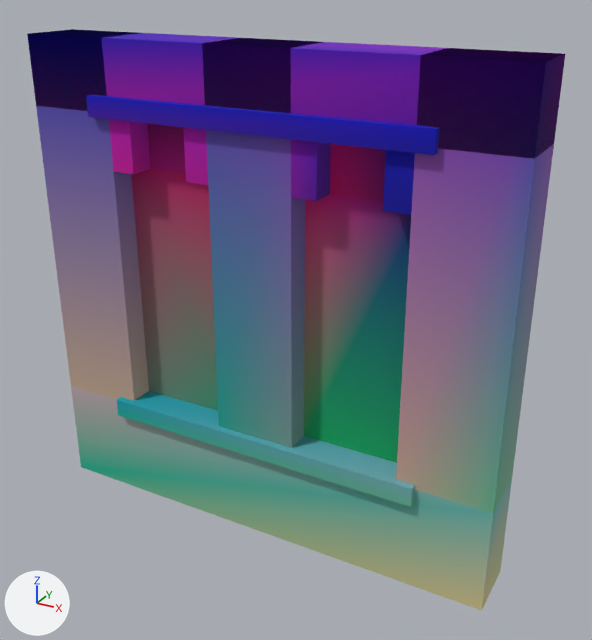
The glTF model assets/kit/parish_window_4m.glb: old version first, new version second.
Both versions are drawn from a 50 mm camera at (3.09, -5.17, 4.53) aimed at (0.21, 0.07, 1.91). Every picture has the same lights, and +X, +Y and +Z are marked at lower left. The picture after the commit comes second. Vertices at exactly the same position are counted once.

The first picture shows 'panes', 'trim', 'wall'.
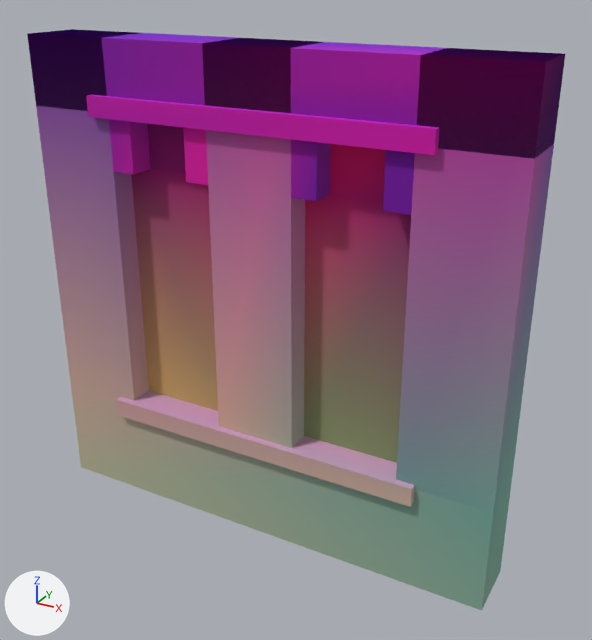
Diff of the bpy script that builds the scene:
```diff
--- a/assets/kit/parish_window_4m.glb.py
+++ b/assets/kit/parish_window_4m.glb.py
@@ me_wall @@
 me_wall.from_pydata(...)  # 64 vertices, 108 faces; spans x -2.0..2.0, y -0.25..0.25, z 0.0..4.0
 # used by ob_wall; location = (0.0, 0.0, 0.0)
+# me_wall part 1: 108 faces centred in x -2.0..2.0, y -0.25..0.25, z 0.0..4.0 are repainted in the vertex colours, in many colours
 me_wall.materials.append(mat_m_stone)
@@ me_trim @@
 me_trim.from_pydata(...)  # 16 vertices, 24 faces; spans x -1.4..1.4, y -0.31..0.31, z 0.78..3.58
 # used by ob_trim; location = (0.0, 0.0, 0.0)
+# me_trim part 2: 7 faces centred in x -1.4..1.4, y -0.31..0.31, z 0.83..0.94 are repainted in the vertex colours; the middle colour goes from cyan #00bad9 to pink #e6b9be
+# me_trim part 3: 6 faces centred in x -1.4..1.4, y -0.31..0.31, z 3.53..3.58 are repainted in the vertex colours; the middle colour goes from blue #0000ec to pink #df00ce
+# me_trim part 4: 6 faces centred in x -1.4..1.4, y -0.31..0.31, z 3.42..3.47 are repainted in the vertex colours; the middle colour goes from blue #0000c2 to pink #d200cd
+# me_trim part 5: 3 faces centred in x -1.4..1.4, y -0.31..0.1, z 0.83 are repainted in the vertex colours; the middle colour goes from cyan #42c2b2 to pink #e4bfbd
 me_trim.materials.append(mat_m_stone_trim)
@@ me_panes @@
 me_panes.from_pydata(...)  # 32 vertices, 48 faces; spans x -1.25..1.25, y -0.04..0.04, z 0.9..3.42
 # used by ob_panes; location = (0.0, 0.0, 0.0)
+# me_panes part 6: 17 faces centred in x -1.25..-0.35, y -0.04..0.04, z 2.3..3.42 are repainted in the vertex colours; the middle colour goes from pink #af00c3 to purple #8b00cc
+# me_panes part 7: 13 faces centred in x 0.65..1.05, y -0.04..0.04, z 2.3..3.42 are repainted in the vertex colours; the middle colour goes from purple #6000e9 to pink #d800ce
+# me_panes part 8: 13 faces centred in x -1.25..1.25, y -0.04..0.04, z 0.9..2.3 are repainted in the vertex colours; the middle colour goes from cyan #00bfd8 to greyish cyan #92bbbd
 me_panes.materials.append(mat_m_citywindow)
```

Boxes (x1, y1, x2, y2) around the edits, measured in the pictures (592 x 640 px):
part 1 of me_wall, recoloured
    both: (27, 29, 561, 611)
part 2 of me_trim, recoloured (lighter)
    both: (117, 391, 415, 505)
part 3 of me_trim, recoloured (blue to pink)
    both: (86, 95, 439, 155)
part 4 of me_trim, recoloured (blue to pink)
    both: (93, 117, 438, 155)
part 5 of me_trim, recoloured
    both: (122, 416, 414, 507)
part 6 of me_panes, recoloured
    both: (134, 123, 217, 379)
part 7 of me_panes, recoloured
    both: (304, 144, 411, 436)
part 8 of me_panes, recoloured (lighter)
    both: (131, 174, 410, 463)
